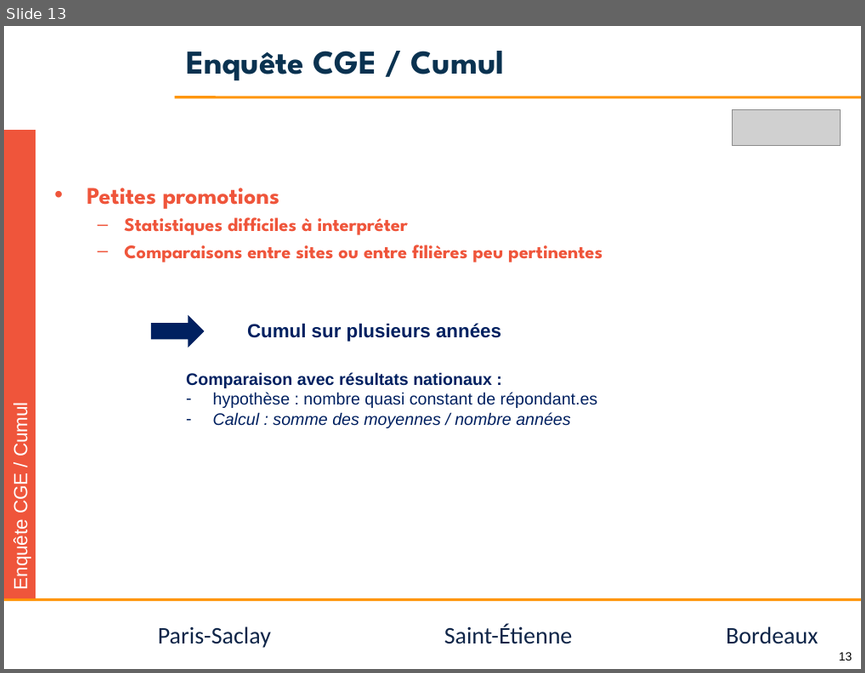
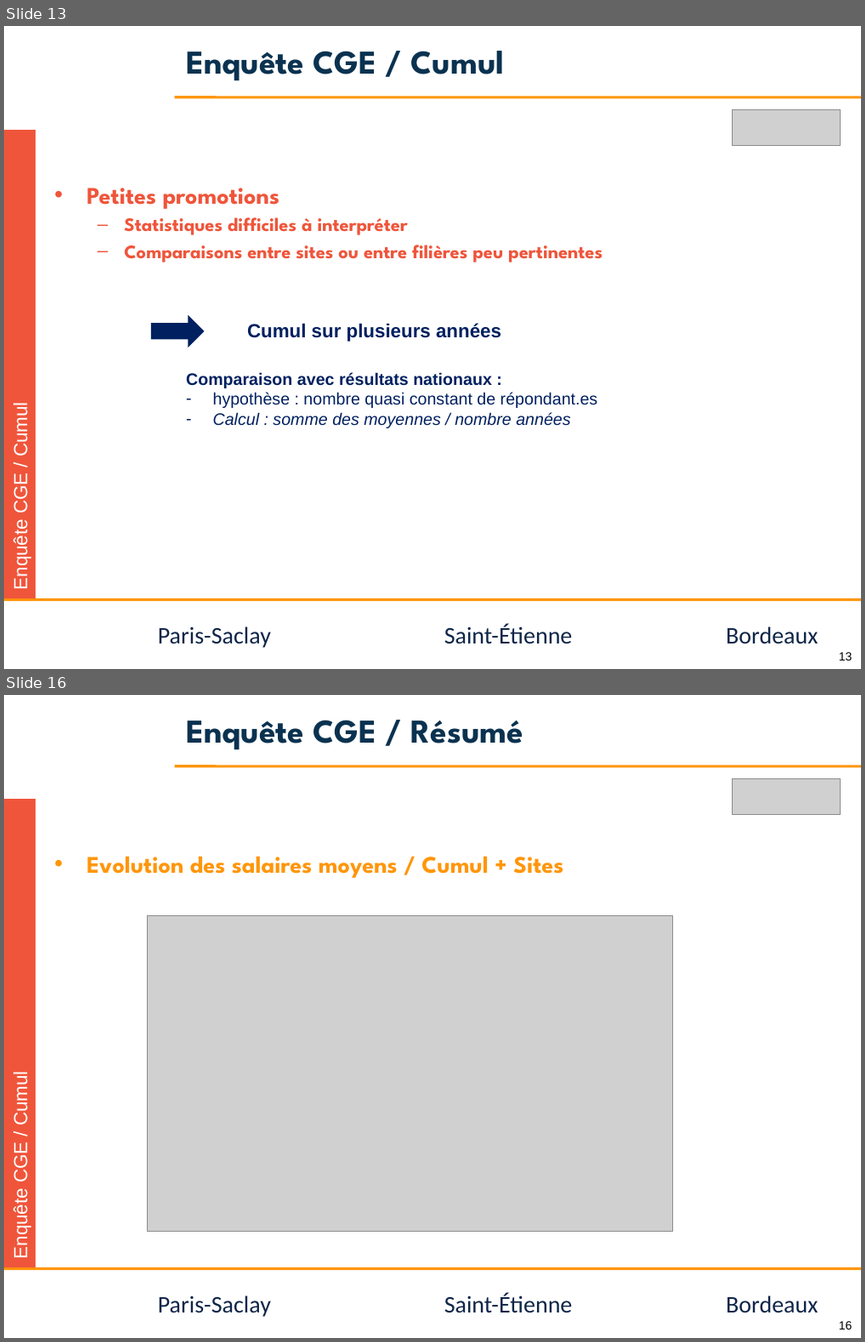
Before and after one commit to jvillemejane/jvillemejane, a slide deck: Presentations/2024_COPERF_CGE.pptx. Shown one above the other, each under a label of ours: slide 13 before the commit, slides 13 and 16 after it; the slides between them are not shown. The pictures are 865x673 and 865x1342 pixels, drawn with LibreOffice and Linux fonts; fonts in the diff are those of the drawing; grey boxes stand for pictures; background and template pictures are left out. Boxes give left, top, right and bottom in pixels: in the first picture for what was removed or moved away, otherwise in the second. Text is boxed around its words. In the diff, an @@ line names an element or a change of style, - is before the commit and + after.

```diff
--- a/Presentations/2024_COPERF_CGE.pptx
+++ b/Presentations/2024_COPERF_CGE.pptx
@@ slide 16 added at bbox=[4, 695, 861, 1338], background #FFFFFF; not listed: 6 template elements that a slide beside it also shows @@
@@ title added at bbox=[186, 720, 523, 749], 28 pt, text #0A3250, bold @@
+Enquête CGE / Résumé
@@ picture added at bbox=[732, 779, 840, 815] @@
@@ rectangle added at bbox=[4, 799, 35, 1267], fill #EF553B, 16 pt, text #FFFFFF @@
+Enquête CGE / Cumul
@@ text added at bbox=[86, 856, 563, 878], 20 pt, text #FF960A, bold @@
+• Evolution des salaires moyens / Cumul + Sites
@@ picture added at bbox=[147, 916, 672, 1231] @@
```
Also in this commit, not shown: 9 slides changed, 3 other slides added, 1 other file.
